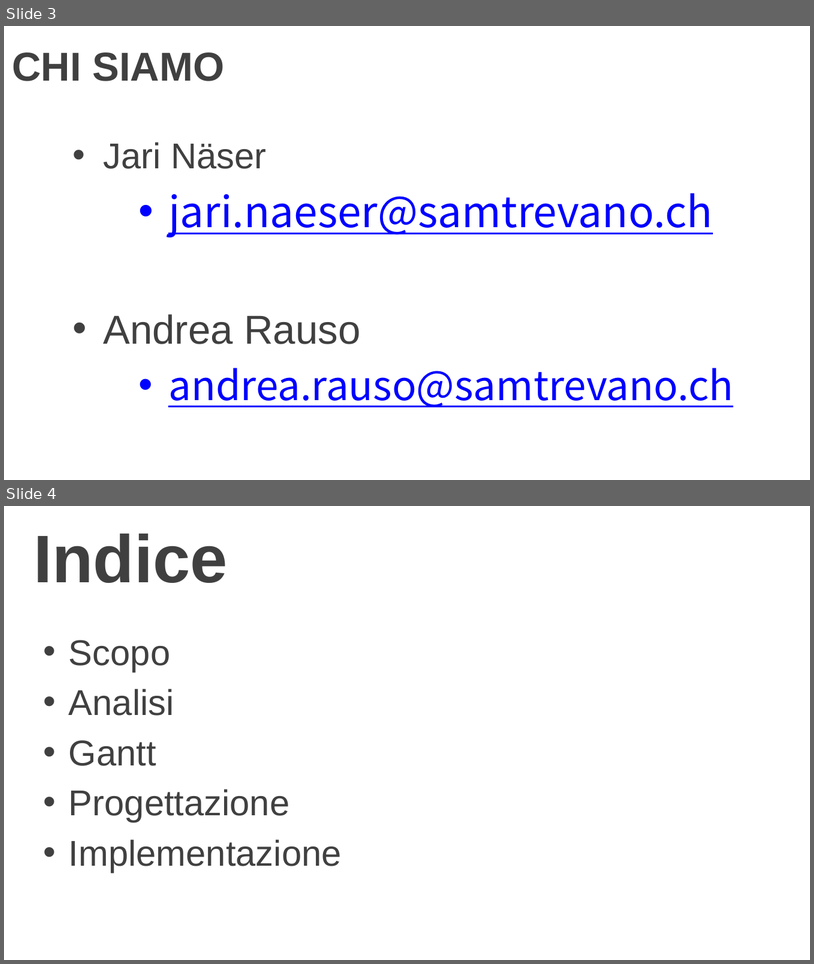
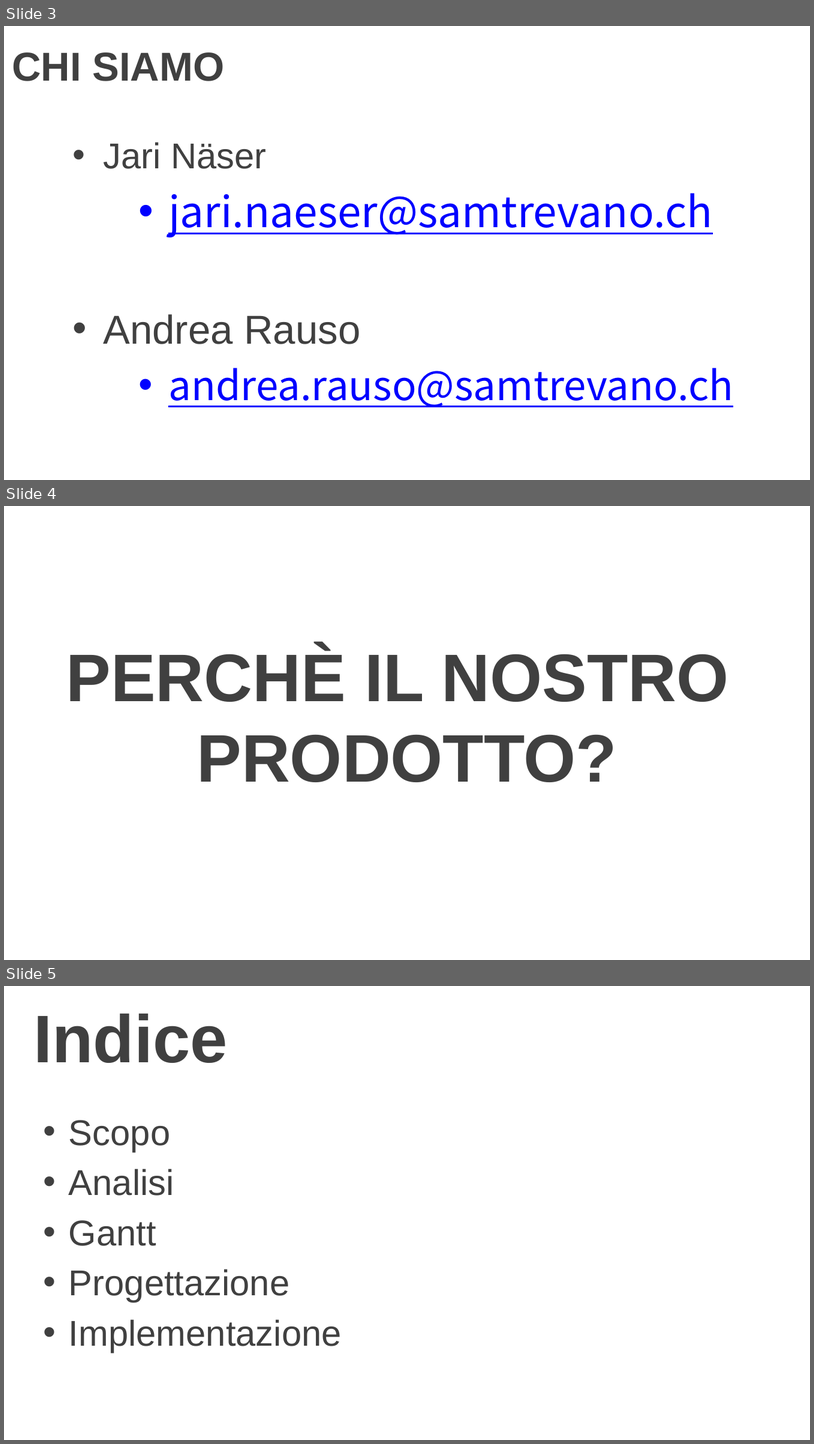
Before and after one commit to LuMug/DroneControlSystem, a slide deck: docs/Presentazione.pptx. Shown one above the other, each under a label of ours: slides 3 and 4 before the commit, slides 3, 4 and 5 after it. The pictures are 814x964 and 814x1444 pixels, drawn with LibreOffice and Linux fonts; fonts in the diff are those of the drawing; background and template pictures are left out. Boxes give left, top, right and bottom in pixels: in the first picture for what was removed or moved away, otherwise in the second. Text is boxed around its words. In the diff, an @@ line names an element or a change of style, - is before the commit and + after.

```diff
--- a/docs/Presentazione.pptx
+++ b/docs/Presentazione.pptx
@@ slide 4 added at (x1=4, y1=506, x2=810, y2=960), background picture (left out) @@
@@ title added at (x1=66, y1=648, x2=729, y2=782), 60 pt, text #404040, bold @@
+PERCHÈ IL NOSTRO
+PRODOTTO?
@@ what was slide 4 is now slide 5 @@
```
Also in this commit, not shown: 7 slides changed, 1 other slide added, 8 slides removed.
